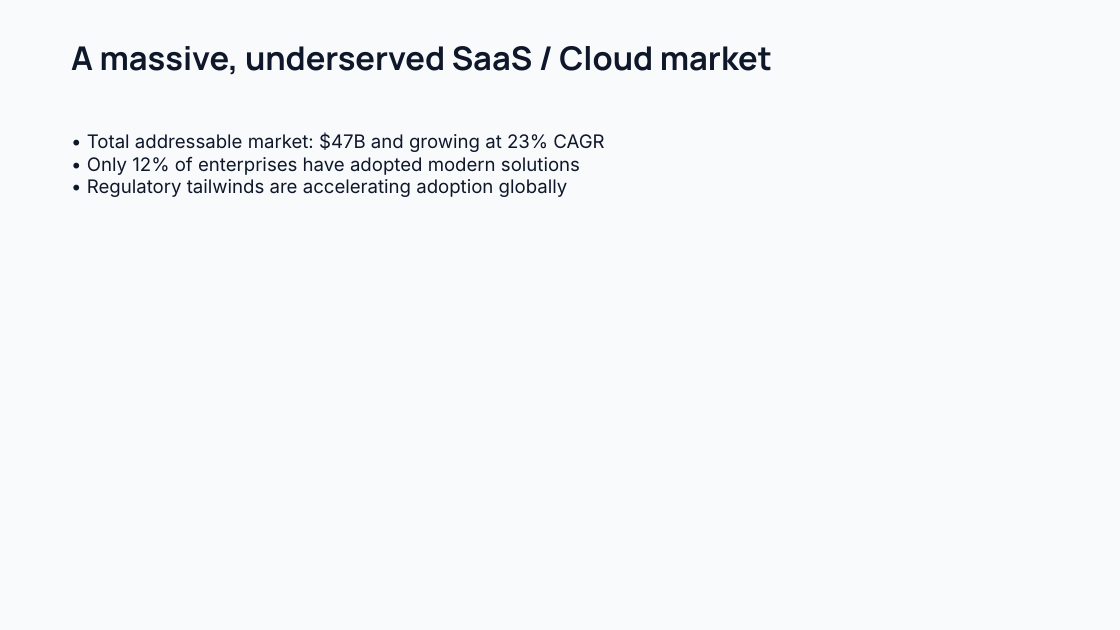
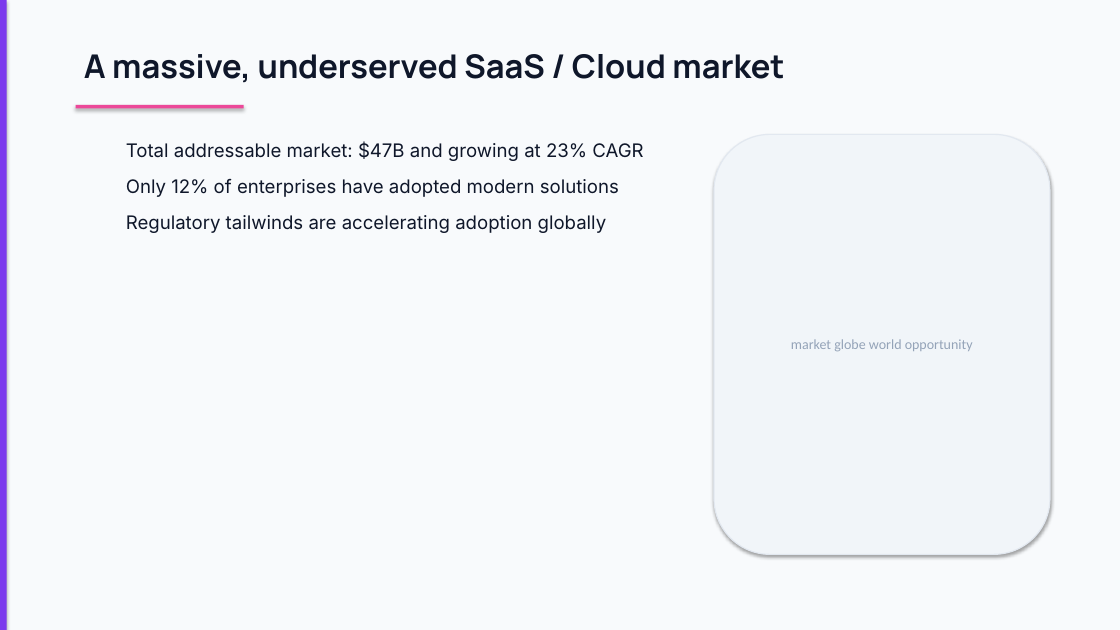
Before and after one commit to sunchaokun/PPT-Design-Skill, a slide deck: slide 6 of examples/04-tech-startup-launch.pptx. Drawn at 1120x630 pixels with LibreOffice and Linux fonts; fonts in the diff are those of the drawing. Boxes give left, top, right and bottom in pixels: in the first picture for what was removed or moved away, otherwise in the second. Text is boxed around its words. In the diff, an @@ line names an element or a change of style, - is before the commit and + after.

Commit message:
feat: professional PPT layout and visual polish
Layout improvements:
- Left accent bar on content slides for visual anchor
- Title underline decoration (accent color) below headings
- Accent bar on title and CTA slides
- Proper bullet spacing: each bullet is a separate paragraph with 8pt spacing
- Side visual area (right 40%) for image placement on content slides

Layout mapping improvements:
- solution → three-column-cards (was content-with-title)
- testimonials/social-proof → quote layout
- pricing/offer → cta-closing layout
- product → image-plus-text layout
- financial → chart-focus layout

Card rendering:
- Cards now have accent color top bar inside card
- Left-aligned text (was center) for readability
- Rounded rect containers with border

Metric rendering:
- Metrics now in rounded rect card containers
- Background fill (muted color) with border
- Value (40pt bold accent) + label (12pt muted) centered in card

Quote slide:
- Large decorative opening quote mark (accent color, 72pt)
- Left-aligned quote text (22pt) and author (14pt semibold)

Image placeholder:
- Rounded rect with border (was plain rect)
- Hint text without [图片:] prefix

CTA button:
- Cleaner text (no brackets)
- Enhanced shadow (8pt blur, 20% alpha)

```diff
--- a/examples/04-tech-startup-launch.pptx
+++ b/examples/04-tech-startup-launch.pptx
@@ rectangle added at box(0, 0, 7, 630), fill #7C3AED @@
@@ text "A massive, underserved SaaS / ...": place and size @@
-text "A massive, underserved SaaS / ..." at box(71, 46, 772, 75)
+text "A massive, underserved SaaS / ..." at box(84, 54, 784, 83)
@@ rectangle added at box(76, 105, 244, 108), fill #EC4899 @@
@@ text at box(126, 141, 643, 233): text changed @@
-• Total addressable market: $47B and growing at 23% CAGR
-• Only 12% of enterprises have adopted modern solutions
-• Regulatory tailwinds are accelerating adoption globally
+  Total addressable market: $47B and growing at 23% CAGR
+  Only 12% of enterprises have adopted modern solutions
+  Regulatory tailwinds are accelerating adoption globally
@@ rounded rectangle added at box(714, 134, 1050, 555), fill #F1F5F9, outline #E2E8F0 1 pt, 12 pt, text #94A3B8 @@
+market globe world opportunity
```
Also in this commit, not shown: 11 other slides changed, 8 other files.
